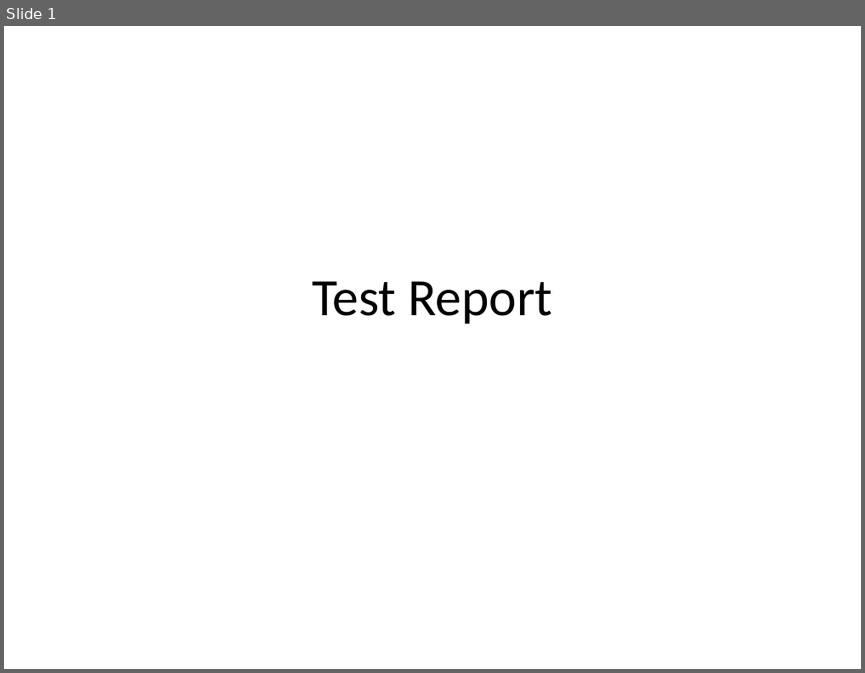
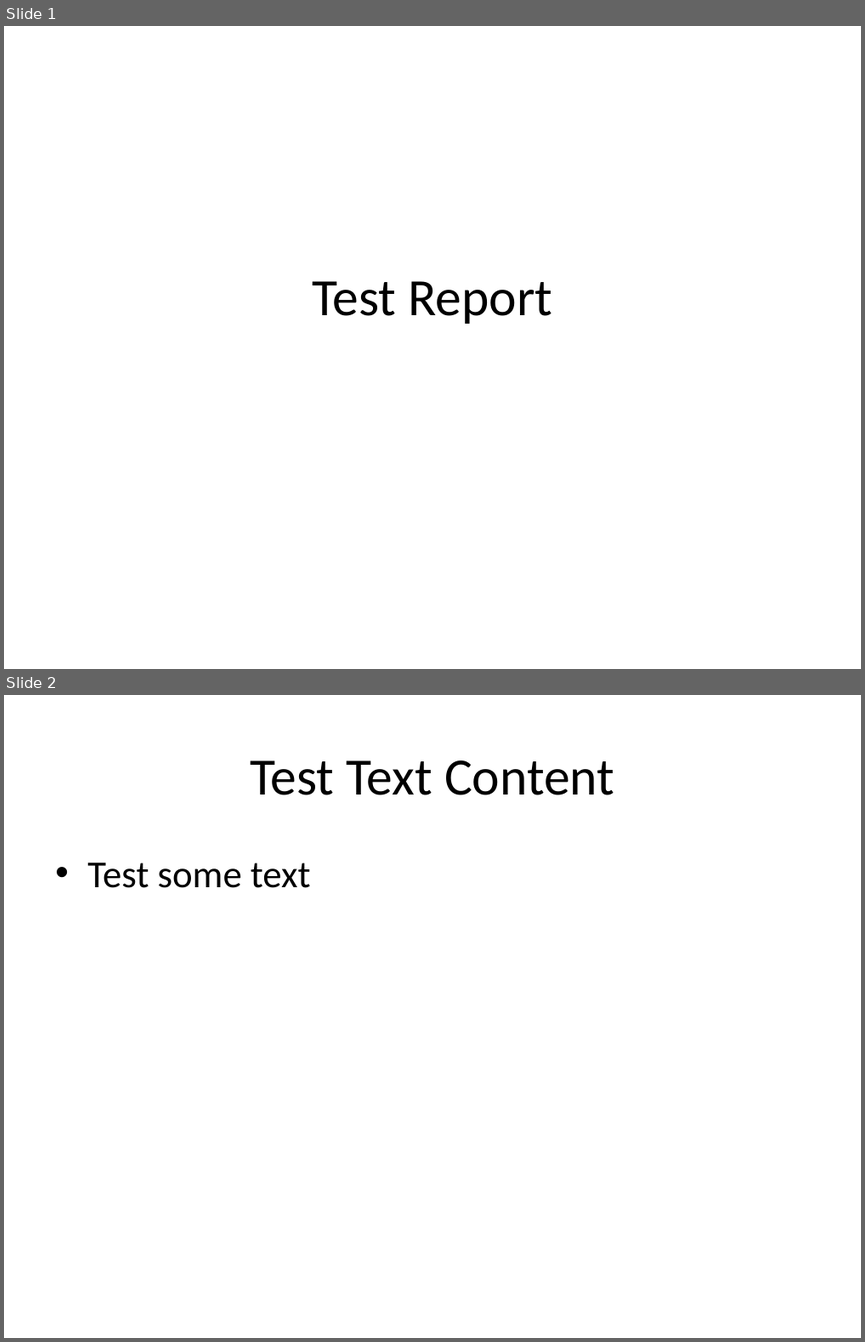
Before and after one commit to cascode-labs/scikit-report, a slide deck: basic_example.pptx. Shown one above the other, each under a label of ours: slide 1 before the commit, slides 1 and 2 after it. The pictures are 865x673 and 865x1342 pixels, drawn with LibreOffice and Linux fonts; fonts in the diff are those of the drawing. Boxes give left, top, right and bottom in pixels: in the first picture for what was removed or moved away, otherwise in the second. Text is boxed around its words. In the diff, an @@ line names an element or a change of style, - is before the commit and + after.

```diff
--- a/basic_example.pptx
+++ b/basic_example.pptx
@@ slide 2 added at (4, 695, 861, 1338), background #FFFFFF @@
@@ title added at (250, 760, 614, 795), 44 pt, text #000000 @@
+Test Text Content
@@ text added at (87, 862, 311, 888), 32 pt, text #000000 @@
+• Test some text
```
Also in this commit, not shown: 2 other slides added, 1 slide removed, 28 other files.
